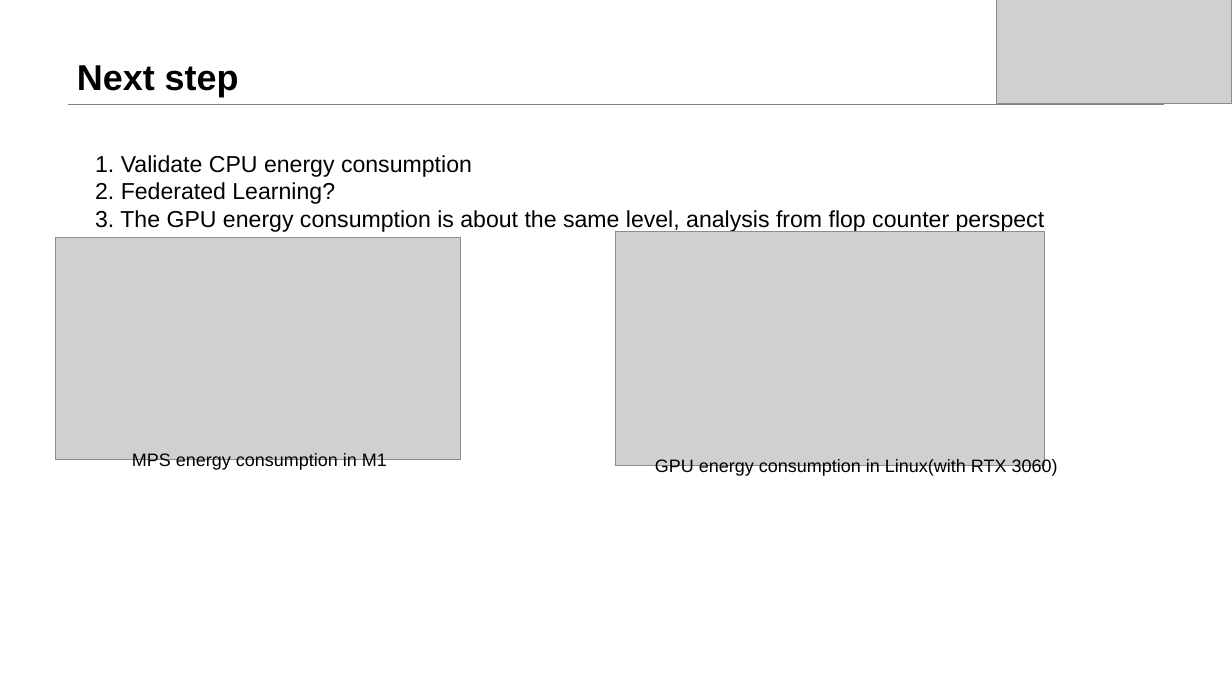
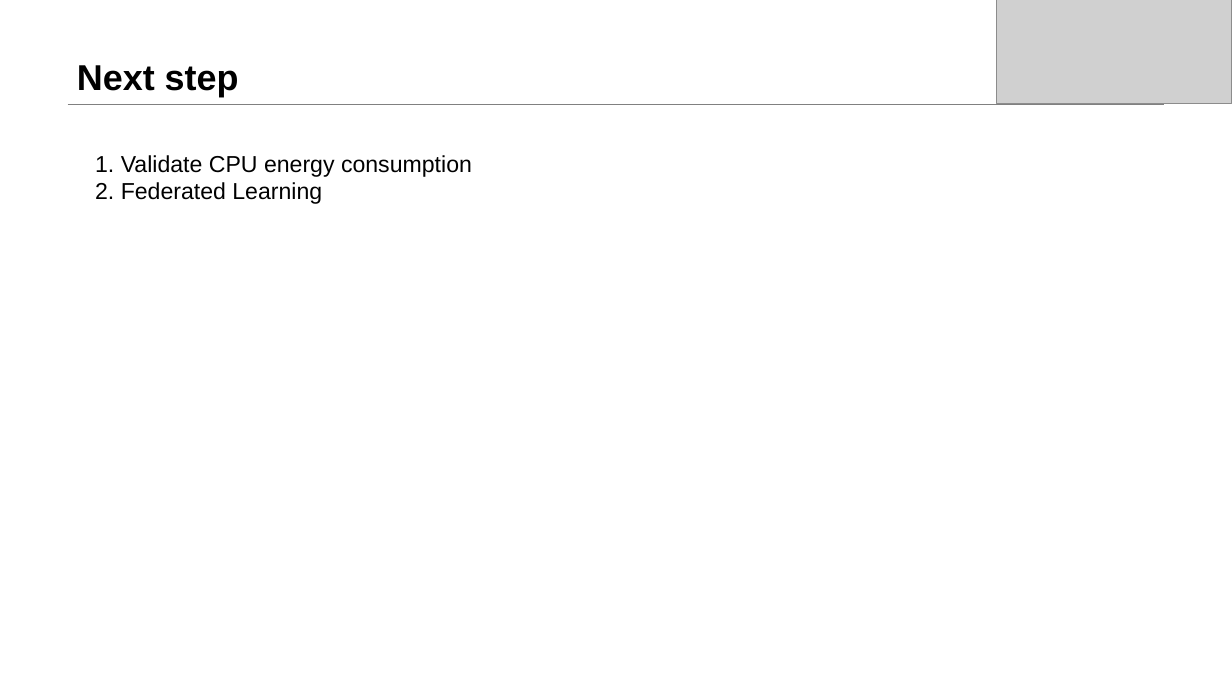
Before and after one commit to dtjgp/GreenAI, a slide deck: slide 12 of presentation/3rd_presentation/GreenAI_3rd.pptx (slide 11 before the commit). Drawn at 1232x693 pixels with LibreOffice and Linux fonts; fonts in the diff are those of the drawing; grey boxes stand for pictures. Boxes give left, top, right and bottom in pixels: in the first picture for what was removed or moved away, otherwise in the second. Text is boxed around its words. In the diff, an @@ line names an element or a change of style, - is before the commit and + after.

Commit message:
update presentation ppt

```diff
--- a/presentation/3rd_presentation/GreenAI_3rd.pptx
+++ b/presentation/3rd_presentation/GreenAI_3rd.pptx
@@ text at (95, 182, 322, 204): text changed @@
-2. Federated Learning?
-3. The GPU energy consumption is about the same level, analysis from flop counter perspect
+2. Federated Learning
@@ picture removed at (55, 238, 461, 459) @@
@@ picture removed at (616, 232, 1045, 467) @@
@@ text removed at (132, 453, 387, 471) @@
-MPS energy consumption in M1
@@ text removed at (655, 459, 1058, 477) @@
-GPU energy consumption in Linux(with RTX 3060)
```
Also in this commit, not shown: 3 other slides changed, 1 slide added, 2 other files.
